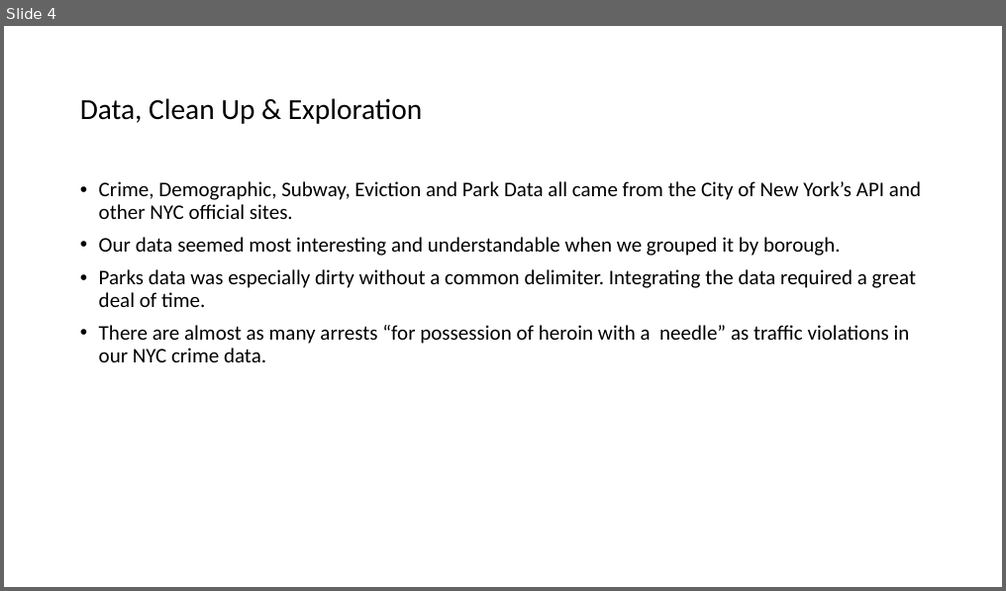
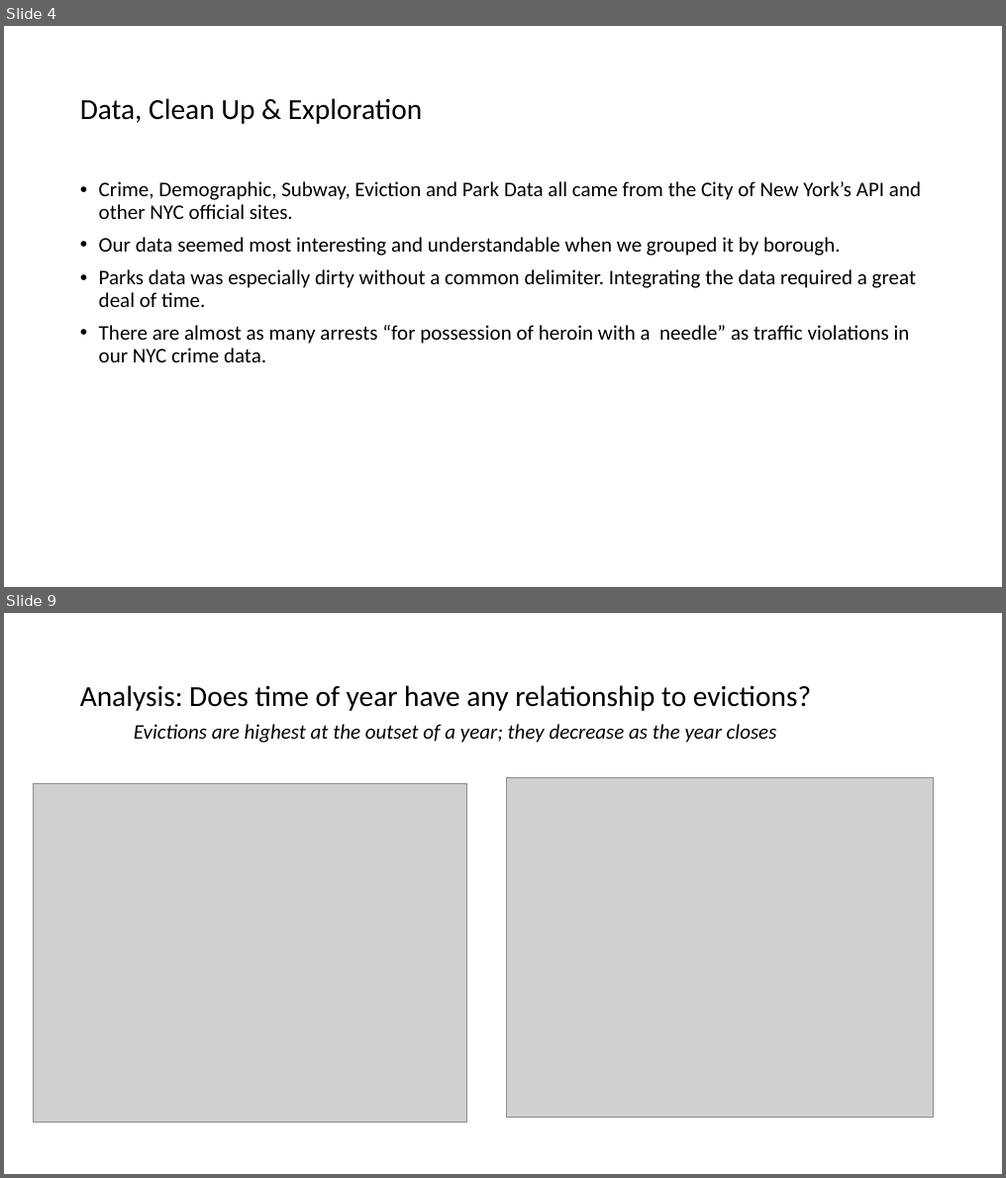
Before and after one commit to smaups/Project_1, a slide deck: LANDLORDS.pptx. Shown one above the other, each under a label of ours: slide 4 before the commit, slides 4 and 9 after it; the slides between them are not shown. The pictures are 1006x591 and 1006x1178 pixels, drawn with LibreOffice and Linux fonts; fonts in the diff are those of the drawing; grey boxes stand for pictures. Boxes give left, top, right and bottom in pixels: in the first picture for what was removed or moved away, otherwise in the second. Text is boxed around its words. In the diff, an @@ line names an element or a change of style, - is before the commit and + after.

```diff
--- a/LANDLORDS.pptx
+++ b/LANDLORDS.pptx
@@ slide 9 added at (4, 613, 1002, 1174), background #FFFFFF @@
@@ title added at (80, 685, 811, 711), 28 pt, text #000000 @@
+Analysis: Does time of year have any relationship to evictions?
@@ text added at (134, 724, 777, 743), 20 pt, text #000000, italic @@
+Evictions are highest at the outset of a year; they decrease as the year closes
@@ picture added at (33, 783, 466, 1123) @@
@@ picture added at (506, 777, 933, 1117) @@
```
Also in this commit, not shown: 5 slides changed, 1 other slide added.
